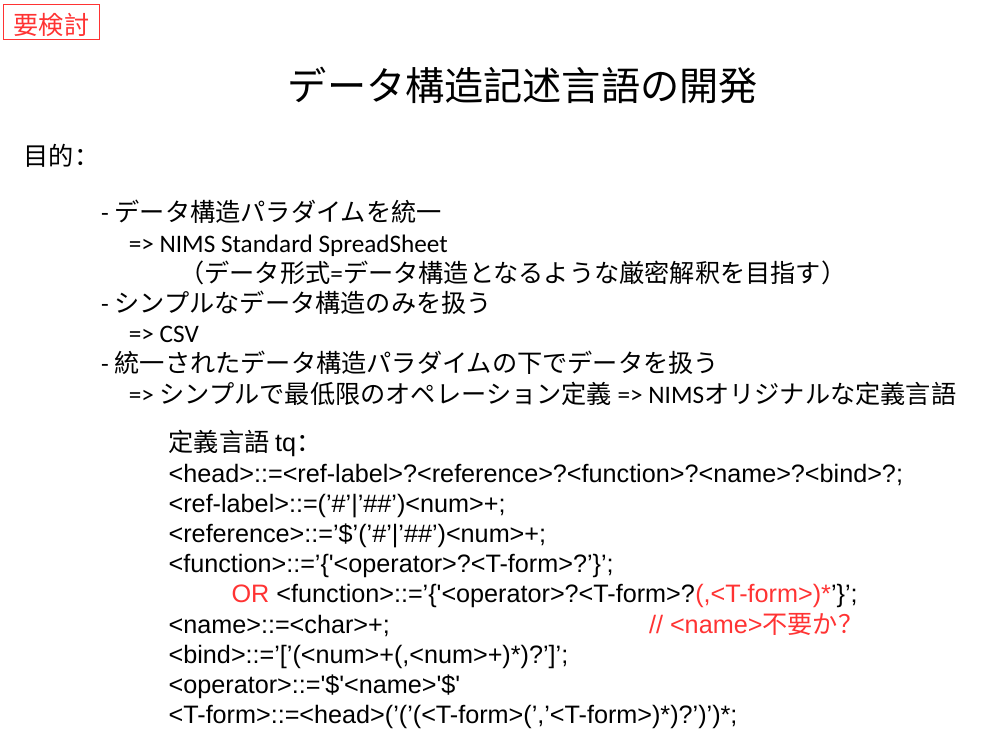
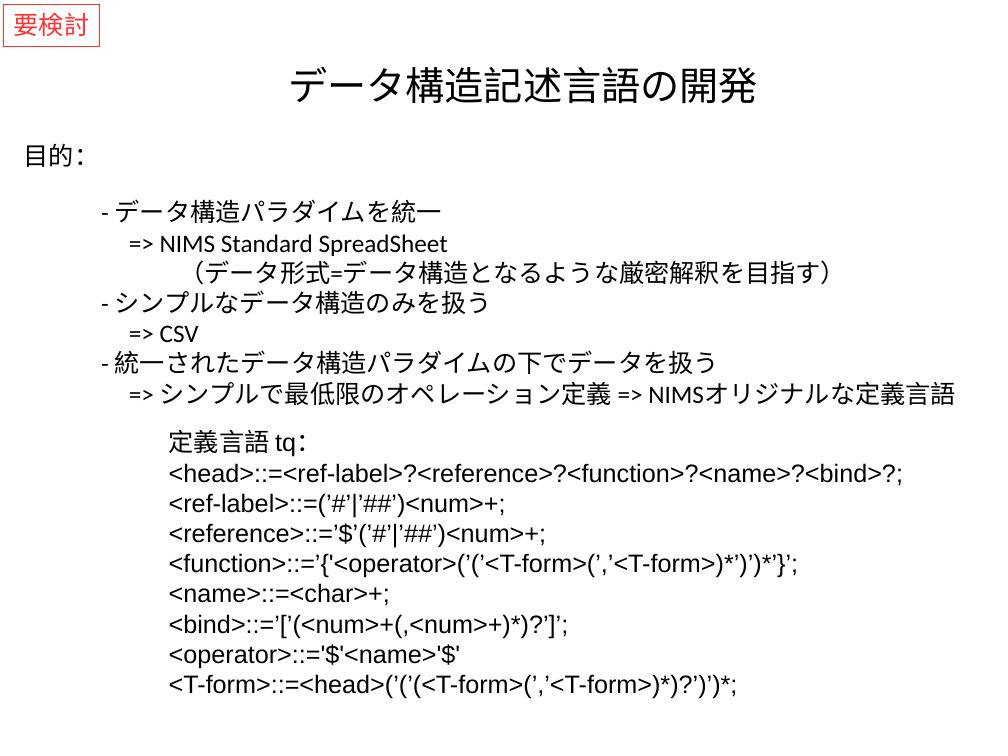
Before and after one commit to kouamano/RECURSIVE-SYSTEM, a slide deck: slide 1 of Document/tq_op_example.pptx. Drawn at 1008x756 pixels with LibreOffice and Linux fonts; fonts in the diff are those of the drawing. Boxes give left, top, right and bottom in pixels: in the first picture for what was removed or moved away, otherwise in the second. Text is boxed around its words. In the diff, an @@ line names an element or a change of style, - is before the commit and + after.

```diff
--- a/Document/tq_op_example.pptx
+++ b/Document/tq_op_example.pptx
@@ rectangle "要検討": place and size @@
-rectangle "要検討" at [4, 5, 100, 40]
+rectangle "要検討" at [4, 5, 100, 47]
@@ text at [169, 553, 799, 606]: text changed @@
-<function>::=’{'<operator>?<T-form>?’}’;
-OR <function>::=’{'<operator>?<T-form>?(,<T-form>)*’}’;
-<name>::=<char>+; // <name>不要か？
+<function>::=’{'<operator>(’(’<T-form>(’,’<T-form>)*’)’)*’}’;
+<name>::=<char>+;
```
Also in this commit, not shown: 5 other slides changed, 1 other file.
